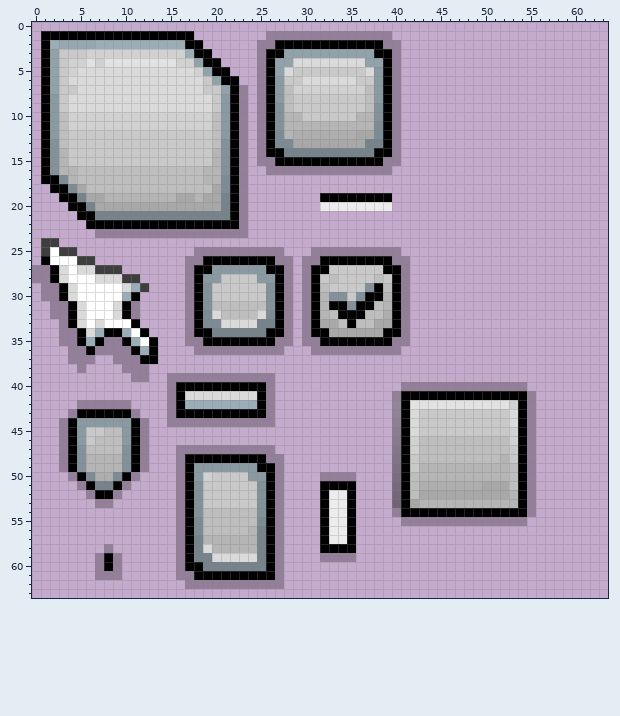
Pixel-art sprite: bin/data/warr_engine/ui/simple_ui.png. The picture above was drawn from the file before the commit.
The file is 64x64 pixels. Pixels under 10% opacity are left out. Colours within 5 levels of each other are drawn and written as one.
Now the later version:
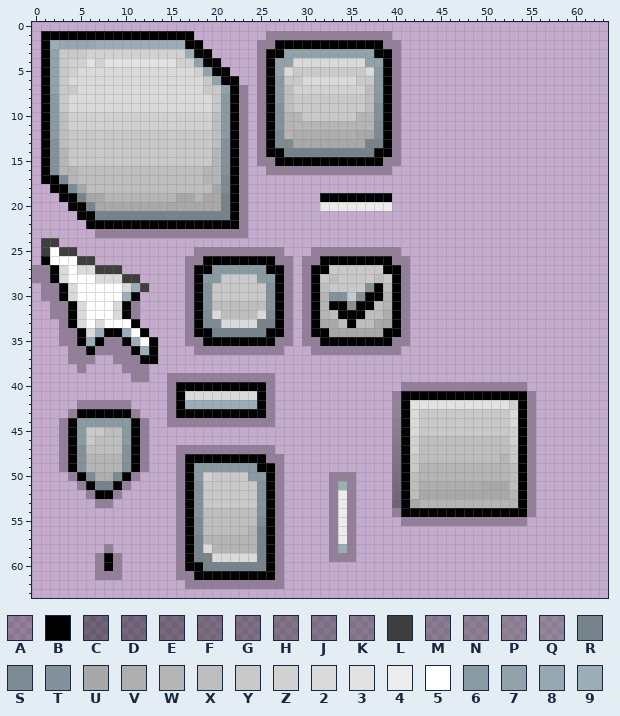
Palette (. is transparent): A #00000040  B #000000  C #09090971  D #12121271  E #18181871  F #20202071  G #26262671  H #2e2e2e71  J #34343471  K #3c3c3c71  L #3e3e3e  M #43434371  N #4a4a4a71  P #52525271  Q #58585871  R #76838b  S #7d8c94  T #83929a  U #a8a8a8  V #aeaeae  W #b5b5b5  X #bebebe  Y #c9c9c9  Z #d1d1d1  2 #dadada  3 #e2e2e2  4 #ececec  5 #ffffff  6 #8a9aa3  7 #91a2ab  8 #96a7b1  9 #9badb7
Difference:
Colour B becomes colour 9 in row 51 at x 34; in row 58 at x 34.
Colour 4 becomes colour A in rows 52 to 57 at x 33.
Colour B becomes colour A in row 51 at x 33 and 35; in rows 52 to 57 at x 35; in row 58 at x 33 and 35.
Colour A is removed in row 50 at x 32; in row 59 at x 32.
Colour B is removed in rows 51 to 58 at x 32.
Where, in picture pixels (left, top, right, bottom), the same in both pictures:
changed: (320, 472, 356, 562)
